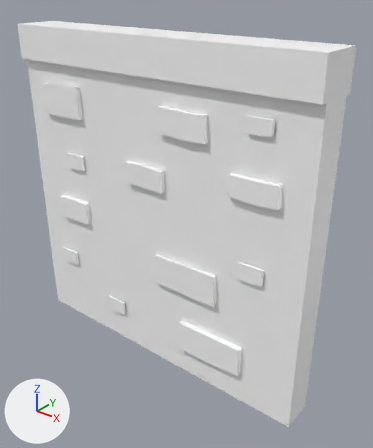
Before and after pictures for a commit that changed the FBX model Assets/2_Art/Models/Walls/Wall_Modular02_001.fbx.
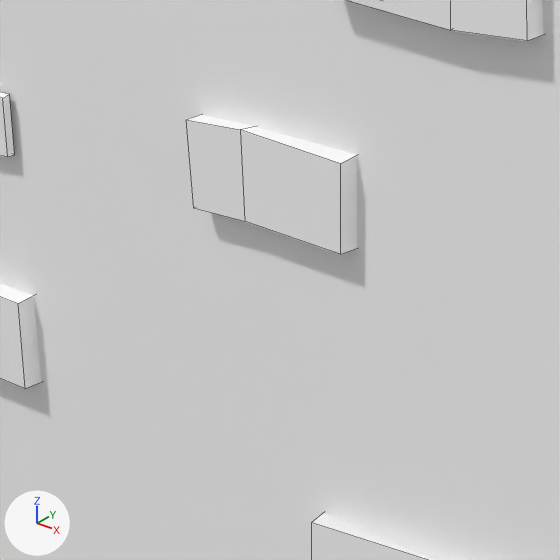
Each version appears first whole from a 50 mm lens placed at (2.337, -2.62, 2.842), pointed at (0.173, 0.085, 1.165), and next in a close-up on the part from 22% to 57% of the width and 30% to 59% of the height. The axes (+X, +Y, +Z) are drawn at lower left. The lights are the same throughout. The close-ups show mesh edges as thin lines. Where no turn or scale is listed for an object, it has been applied to the vertices.

Names of what the first close-up shows: 'Wall_Modular02_001'.
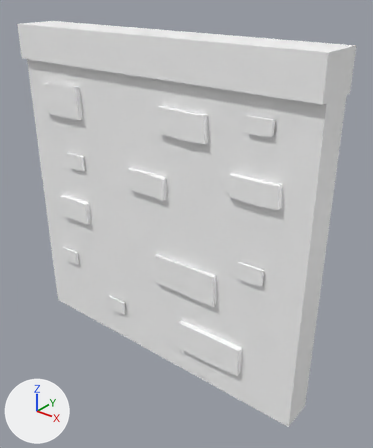
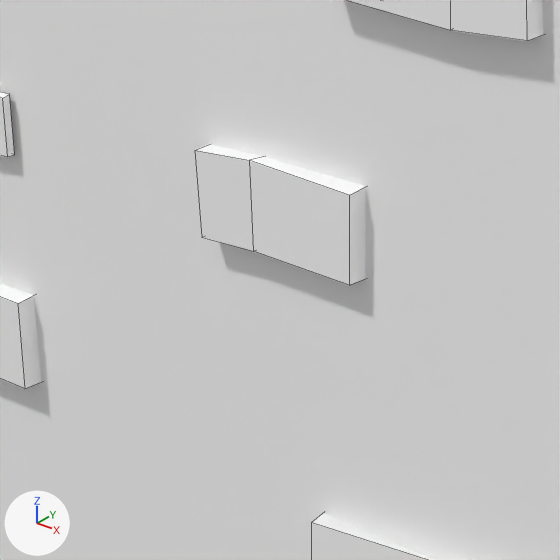
Location of each change, (x1, y1, x2, y2) in pixels of the close-ups (560 x 560 px; the box of a moved part takes in the faces that stretch with it):
part 1 of me_mesh, moved or reshaped: before (186, 115, 357, 254); after (195, 144, 366, 285)

The change in detail:
me_mesh has 164 vertices, 114 faces and spans x -1.25..1.25, y -0.17..0.17, z 0.0..2.5.
me_mesh is used by ob_wall_modular02_001; location (0.0, 0.0, 0.0).
me_mesh part 1: the loose piece of 12 vertices spanning x -0.19..0.15, y -0.16..-0.12, z 1.48..1.64 is moved by (0.02, 0.0, -0.05).
